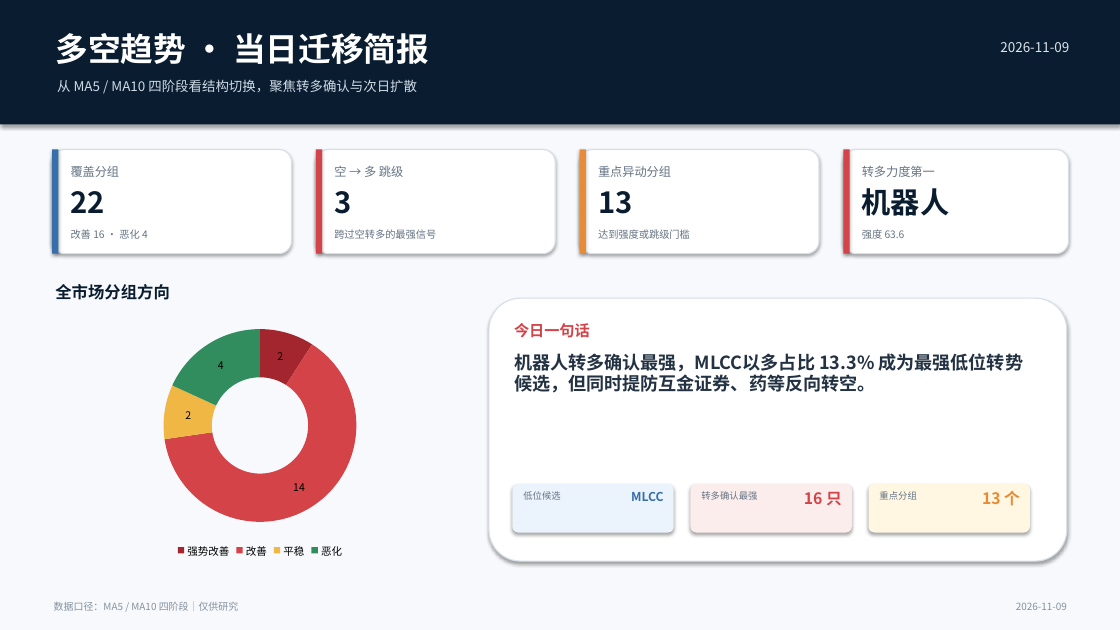
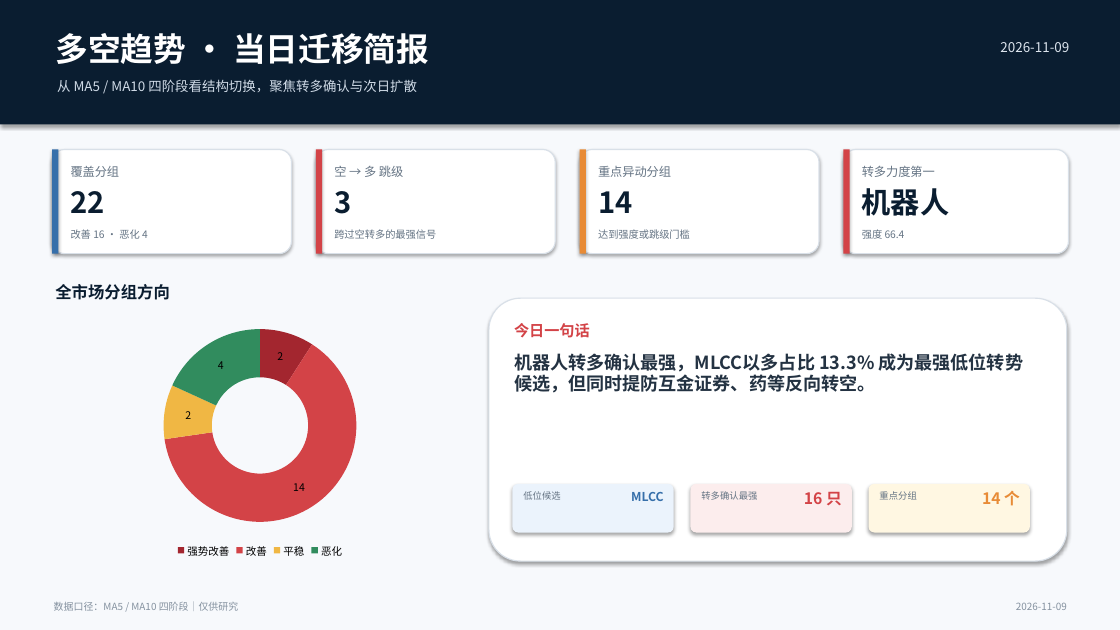
Before and after one commit to nancybhc/a-share-blast-lab, a slide deck: slide 1 of assets/多空阶段简报_2026-11-09.pptx. Drawn at 1120x630 pixels with LibreOffice and Linux fonts; fonts in the diff are those of the drawing. Boxes give left, top, right and bottom in pixels: in the first picture for what was removed or moved away, otherwise in the second. Text is boxed around its words. In the diff, an @@ line names an element or a change of style, - is before the commit and + after.

```diff
--- a/assets/多空阶段简报_2026-11-09.pptx
+++ b/assets/多空阶段简报_2026-11-09.pptx
@@ text at <box>598,191,632,213</box>: text changed @@
-13
+14
@@ text at <box>862,229,905,239</box>: text changed @@
-强度 63.6
+强度 66.4
@@ text at <box>982,491,1020,506</box>: text changed @@
-13 个
+14 个
```
Also in this commit, not shown: 3 other slides changed, 8 other files.
